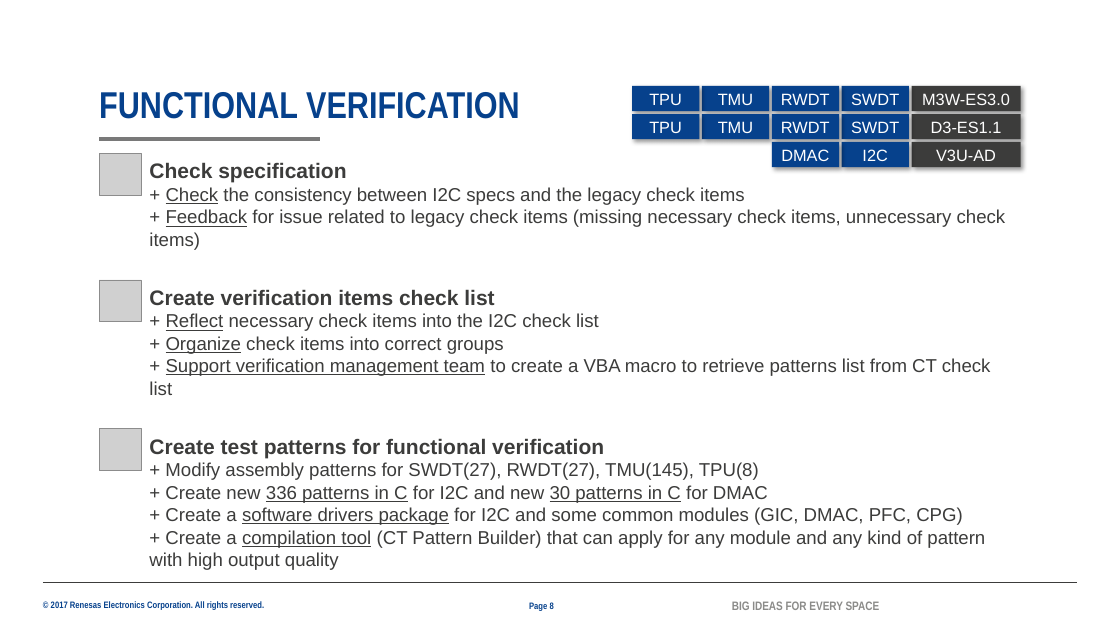
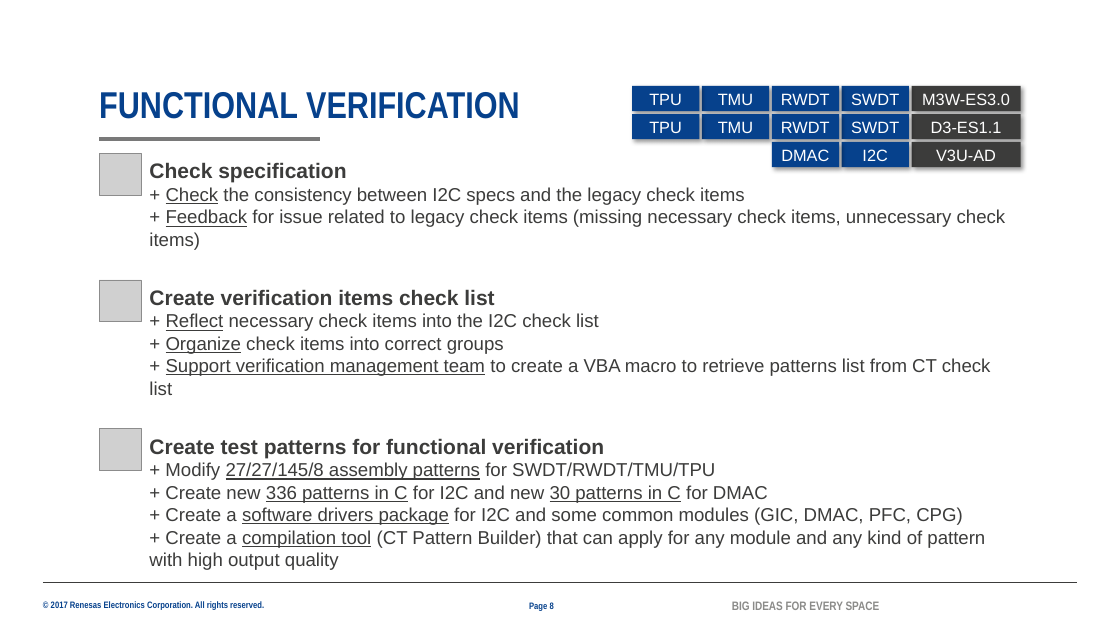
Before and after one commit to lesyhau/bridge, a slide deck: slide 8 of 2082_HauSyLe_PER_MentorMentee_26G.pptx. Drawn at 1120x630 pixels with LibreOffice and Linux fonts; fonts in the diff are those of the drawing; grey boxes stand for pictures; background and template pictures are left out. Boxes give left, top, right and bottom in pixels: in the first picture for what was removed or moved away, otherwise in the second. Text is boxed around its words. In the diff, an @@ line names an element or a change of style, - is before the commit and + after.

```diff
--- a/2082_HauSyLe_PER_MentorMentee_26G.pptx
+++ b/2082_HauSyLe_PER_MentorMentee_26G.pptx
@@ text at [165,462,715,480]: text changed @@
-+ Modify assembly patterns for SWDT(27), RWDT(27), TMU(145), TPU(8)
++ Modify 27/27/145/8 assembly patterns for SWDT/RWDT/TMU/TPU
```
Also in this commit, not shown: 6 other slides changed, 1 slide added.
